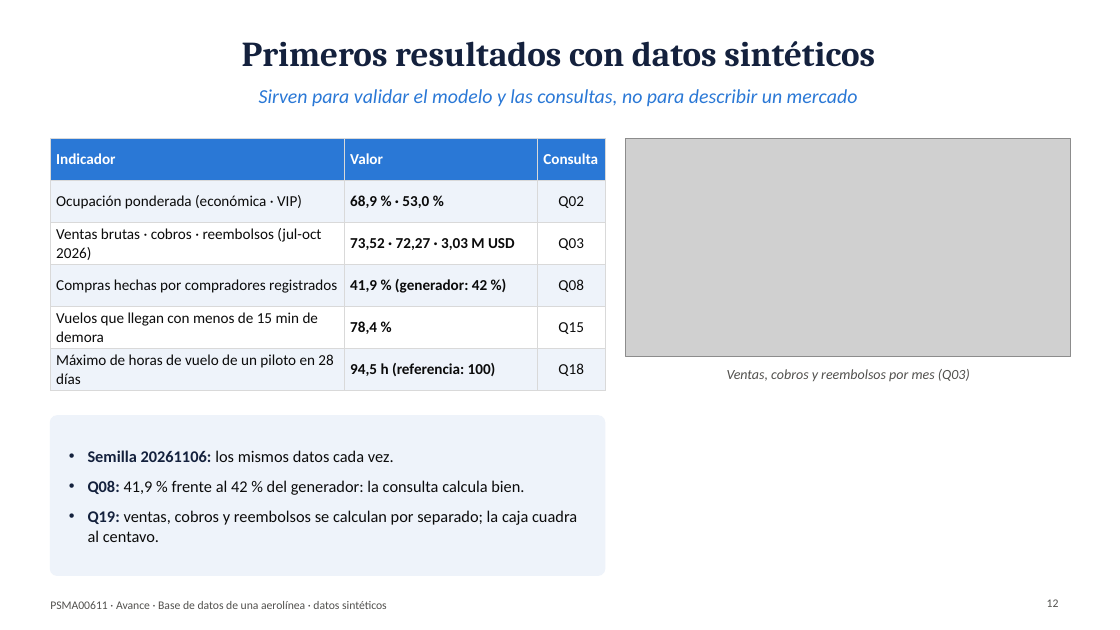
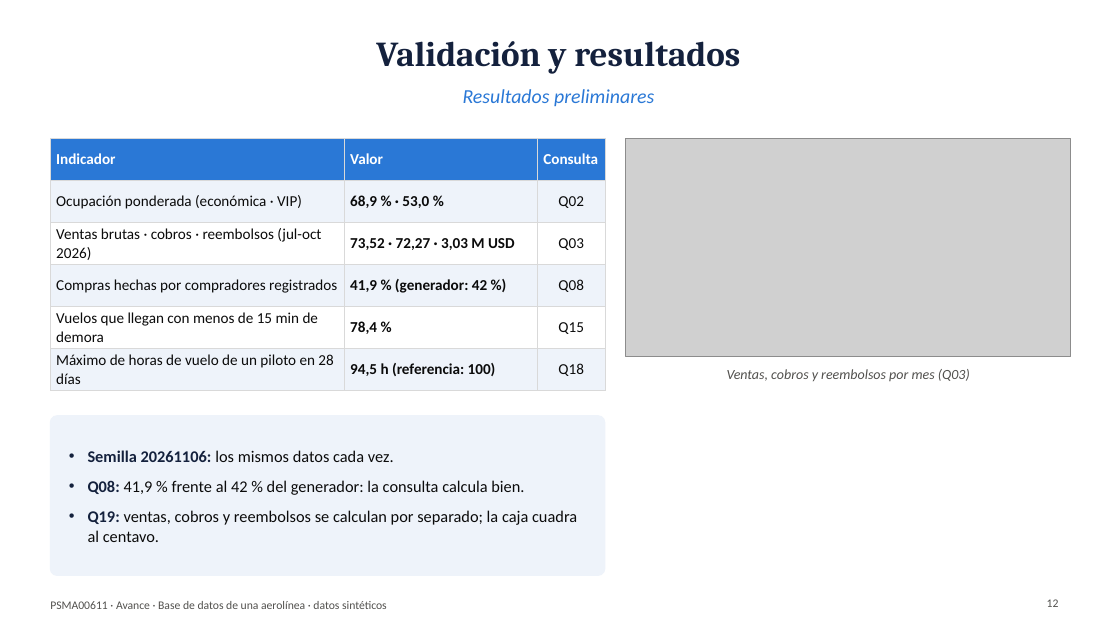
Before and after one commit to CARLOSDELOSRIOS/aerolinea-bd-psma00611, a slide deck: slide 12 of slides/presentacion_avance_PSMA00611.pptx. Drawn at 1120x630 pixels with LibreOffice and Linux fonts; fonts in the diff are those of the drawing; grey boxes stand for pictures. Boxes give left, top, right and bottom in pixels: in the first picture for what was removed or moved away, otherwise in the second. Text is boxed around its words. In the diff, an @@ line names an element or a change of style, - is before the commit and + after.

```diff
--- a/slides/presentacion_avance_PSMA00611.pptx
+++ b/slides/presentacion_avance_PSMA00611.pptx
@@ title at (376, 41, 740, 74): text changed @@
-Primeros resultados con datos sintéticos
+Validación y resultados
@@ text at (463, 89, 654, 106): text changed @@
-Sirven para validar el modelo y las consultas, no para describir un mercado
+Resultados preliminares
```
Also in this commit, not shown: 12 other slides changed, 3 other files.
